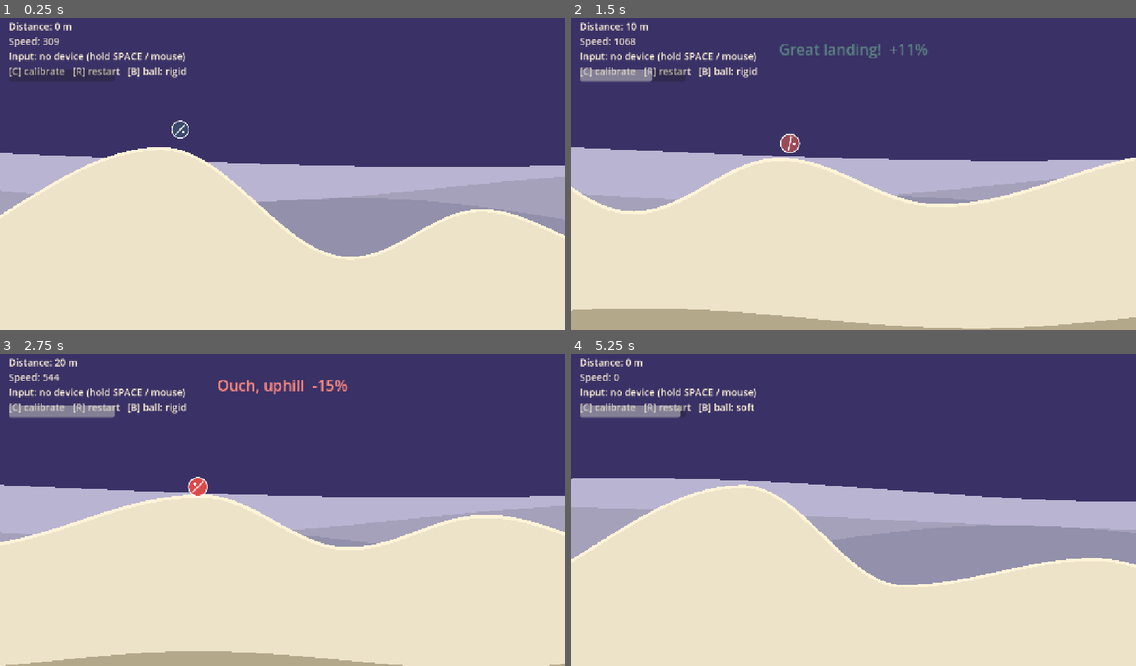
Above: before the commit, frames 1-4 (two rows, left to right).
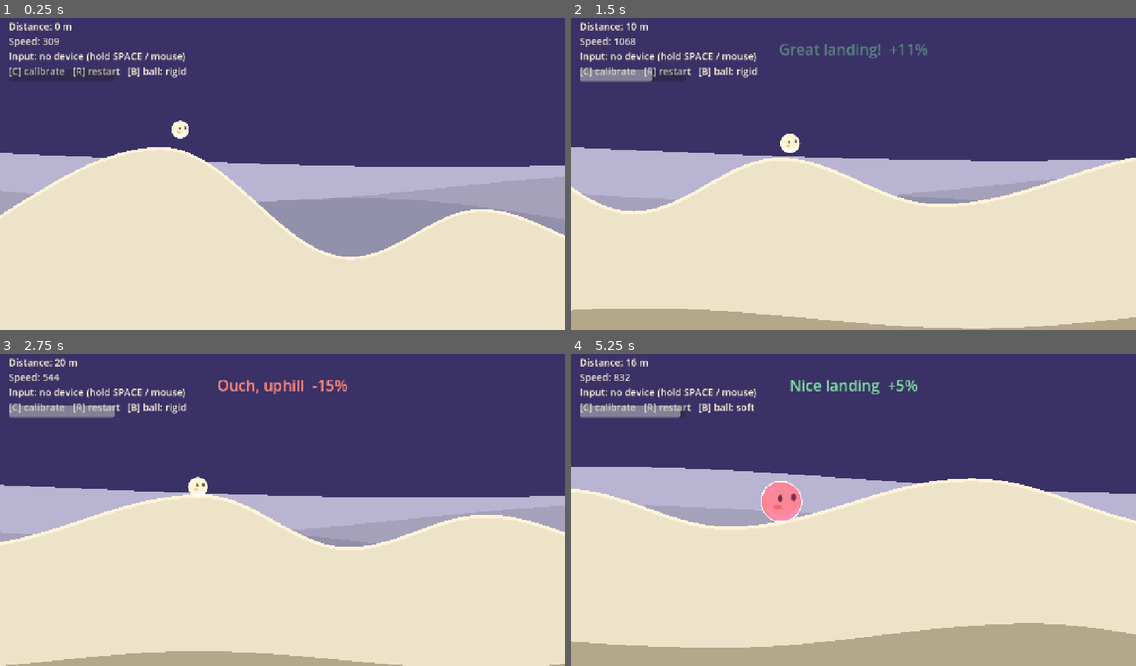
Above: after the commit, the same moments.

Repository: Bj3lla/IN4260MCT
Game: Godot game, scene res://main.tscn
The game is run twice, just before and just after one commit, with the same random seed, the same clock (stepped at 60 frames per second) and the same inputs.
Inputs (mouse positions are in pixels of both pictures, inside the frame that each line leads up to):
- Up to frame 1 (0.25 s): no input
- Up to frame 2 (1.5 s): move the mouse to (977, 155) at 0.52 s; hold Space (dive) 0.53-1.28 s; click (977, 155) at 0.67 s; move the mouse to (740, 186) at 1.27 s; tap C (calibrate) at 1.35 s; click (740, 186) at 1.42 s
- Up to frame 3 (2.75 s): tap Space (dive) at 1.55 s; move the mouse to (339, 438) at 2.02 s; hold Space (dive) from 2.03 s (still down); click (339, 438) at 2.17 s
- Up to frame 4 (5.25 s): move the mouse to (825, 569) at 2.77 s; release Space (dive) at 2.78 s; tap B (swap_ball) at 2.85 s; click (825, 569) at 2.92 s; tap Space (dive) at 3.05, 4.55 s; move the mouse to (1023, 553) at 3.52 s; hold Space (dive) 3.53-4.28 s; click (1023, 553) at 3.67 s; move the mouse to (684, 460) at 4.27 s; tap C (calibrate) at 4.35 s; click (684, 460) at 4.42 s; move the mouse to (881, 506) at 5.02 s; hold Space (dive) from 5.03 s (still down); click (881, 506) at 5.17 s

The runs differ from the first frame. In frame 1, 0.1% of the frame differs, in the area x 30-34%, y 32-39%; in frame 2, 0.2%; in frame 3, 0.2%; in frame 4, 30%, in the area x 0-100%, y 1-100%.
Error before the commit: Invalid assignment of property or key 'spawn_position' with value of type 'Vector2' on a base object of type 'Nil'. (res://player/soft_player.gd:24)

Commit message:
adds character visual to both softball and rigid ball, fixes softball bug :lipstick: :bug:

Diff:
--- a/hillRunner/player/player_base.gd
+++ b/hillRunner/player/player_base.gd
@@ -7,8 +7,8 @@
 
 signal landed(kind: String, change: float)
 
-const COLOR_REST := Color("#3b4a6b")
-const COLOR_DIVE := Color("#d94a4a")
+const COLOR_REST := Color("#EDE3C9")
+const COLOR_DIVE := Color("#FF87B6")
 const GREAT_LANDING := 0.6   ## slope fraction (0..1) from which a landing is "great"
 
 @export var tuning := PlayerTuning.new()
--- a/hillRunner/player/player_tuning.gd
+++ b/hillRunner/player/player_tuning.gd
@@ -1,6 +1,6 @@
 class_name PlayerTuning
 extends Resource
-## Responsibility: the gameplay numbers both balls share, so they play by the
+## Responsibility: shared tuning for soft ball and rigid ball, so they play by the
 ## same rules. Create a .tres from this to tweak in the inspector.
 
 @export var start_speed := 250.0
--- a/hillRunner/player/rigid_player.gd
+++ b/hillRunner/player/rigid_player.gd
@@ -7,6 +7,9 @@
 ## This node is a plain Node2D that follows the body, so it has the same shape
 ## as SoftPlayer. The body is top_level, so it ignores this node's transform.
 
+const CHARACTER_TEXTURE: Texture2D = preload(
+    "res://visuals/Ball character.svg"
+)
 @export var radius := 26.0
 @export var base_gravity := 1.0            ## gravity scale while touching the ground
 @export var slope_thrust_strength := 1200.0  ## px/s² along a steep slope at full dive
@@ -14,7 +17,6 @@
 var _body: Body
 var _velocity := Vector2.ZERO   ## the velocity we intend; the solver may disturb the body's own
 var _spin := 0.0
-
 
 ## RigidBody2D that hands its integration step to the owning player.
 class Body extends RigidBody2D:
@@ -85,8 +87,22 @@
 
 
 func _draw() -> void:
-	draw_circle(Vector2.ZERO, radius, dive_color(AccelInput.dive))
-	draw_arc(Vector2.ZERO, radius, 0.0, TAU, 32, Color.WHITE, 3.0, true)
-	var dir := Vector2.from_angle(_spin)
-	draw_line(-dir * radius * 0.8, dir * radius * 0.8, Color(1, 1, 1, 0.8), 4.0, true)
-	draw_circle(dir.orthogonal() * radius * 0.45, 4.0, Color.WHITE)
+	var diameter := radius * 2.0
+
+	draw_texture_rect(
+		CHARACTER_TEXTURE,
+		Rect2(-radius, -radius, diameter, diameter),
+		false
+	)
+
+	# Keep a visible boundary around the physics circle.
+	draw_arc(
+		Vector2.ZERO,
+		radius,
+		0.0,
+		TAU,
+		48,
+		Color.WHITE,
+		2.0,
+		true
+	)
--- a/hillRunner/soft_body_sim/soft_ball.gd
+++ b/hillRunner/soft_body_sim/soft_ball.gd
@@ -9,15 +9,18 @@
 ## The root must be a plain Node (not Node2D) so the points keep world coordinates.
 
 const POINT_SCENE := preload("res://soft_body_sim/soft_point.tscn")
+const CHARACTER_TEXTURE: Texture2D = preload(
+    "res://visuals/Ball character.svg"
+)
 
 @export_group("Shape")
 @export var ball_radius := 45.0      ## centre to the outer points
 @export var point_radius := 10.0     ## collision radius of each point
 @export var num_points := 10
 @export var stiffness := 1000.0      ## higher = less squishy
-@export var damping := 0.9
-@export var center_mass := 1.0
-@export var point_mass := 1.0
+@export var damping := 0.4
+@export var center_mass := 0.6
+@export var point_mass := 0.5
 ## Springs from each outer point to the one two steps away. Without them
 ## the ring can fold flat on hard landings and stay folded.
 @export var brace_springs := true
@@ -133,6 +136,7 @@
 
 
 func _build_outline() -> void:
+	_polygon.texture = CHARACTER_TEXTURE
 	_path.curve = Curve2D.new()   # own curve per ball: never shared between instances
 	for i in num_points + 1:      # +1: the last point repeats the first to close the loop
 		_path.curve.add_point(Vector2.ZERO)
@@ -162,6 +166,21 @@
 	_polygon.polygon = baked
 	_line.points = baked
 
+	# Map the SVG texture across the current polygon bounds so that the Ball character visual follows the squishy physics.
+	var bounds := Rect2(baked[0], Vector2.ZERO)
+	for point in baked:
+		bounds = bounds.expand(point)
+
+	var texture_size := CHARACTER_TEXTURE.get_size()
+	var uvs := PackedVector2Array()
+
+	for point in baked:
+		var u := inverse_lerp(bounds.position.x, bounds.end.x, point.x)
+		var v := inverse_lerp(bounds.position.y, bounds.end.y, point.y)
+		uvs.append(Vector2(u * texture_size.x, v * texture_size.y))
+
+	_polygon.uv = uvs
+
 
 ## Ring point i relative to the centre, pushed outward by the point radius so the outline wraps the collision circles.
 func _outline_point(i: int) -> Vector2:
--- a/hillRunner/soft_body_sim/soft_ball.tscn
+++ b/hillRunner/soft_body_sim/soft_ball.tscn
@@ -1,3 +1,17 @@
 [gd_scene format=3 uid="uid://cfkl2xu3e5rse"]
 
-[node name="SoftBall" type="Node2D" unique_id=1595306459]
+[ext_resource type="Script" uid="uid://bl64ahh3afeq6" path="res://soft_body_sim/soft_ball.gd" id="1_t06fl"]
+
+[sub_resource type="Curve2D" id="Curve2D_t06fl"]
+
+[node name="SoftBall" type="Node" unique_id=968953430]
+script = ExtResource("1_t06fl")
+
+[node name="Visuals" type="Node2D" parent="." unique_id=1093640205]
+
+[node name="Polygon2D" type="Polygon2D" parent="Visuals" unique_id=310044059]
+
+[node name="Line2D" type="Line2D" parent="Visuals" unique_id=2127444156]
+
+[node name="Path2D" type="Path2D" parent="Visuals" unique_id=493074500]
+curve = SubResource("Curve2D_t06fl")
--- a/hillRunner/soft_body_sim/soft_point.tscn
+++ b/hillRunner/soft_body_sim/soft_point.tscn
@@ -1,3 +1,8 @@
 [gd_scene format=3 uid="uid://cvgjpc6diu50x"]
 
-[node name="SoftPoint" type="Node2D" unique_id=133031875]
+[ext_resource type="Script" uid="uid://bgo4ky32gcvyn" path="res://soft_body_sim/soft_point.gd" id="1_qcdka"]
+
+[node name="SoftPoint" type="RigidBody2D" unique_id=1254591607]
+script = ExtResource("1_qcdka")
+
+[node name="CollisionShape2D" type="CollisionShape2D" parent="." unique_id=2146621535]
